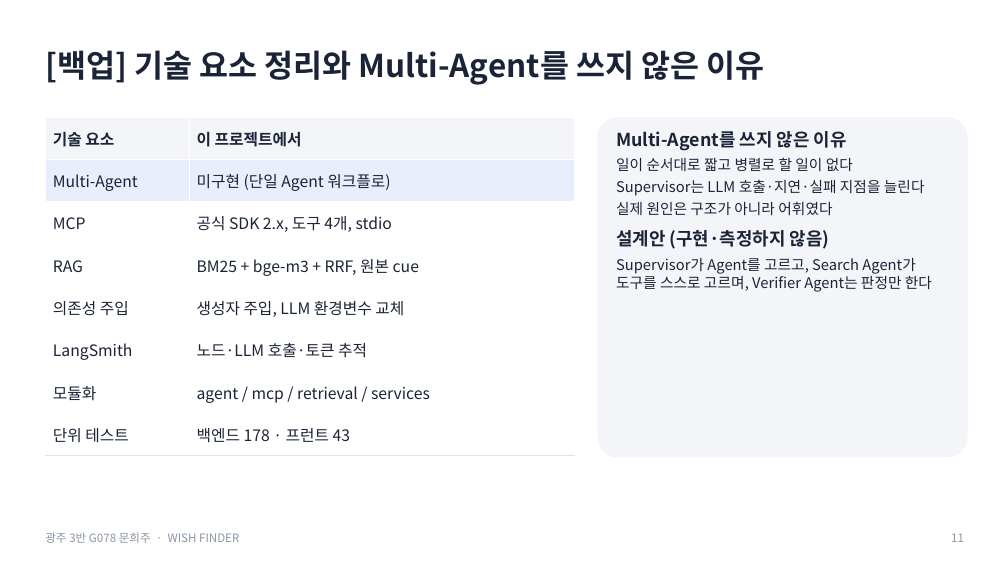
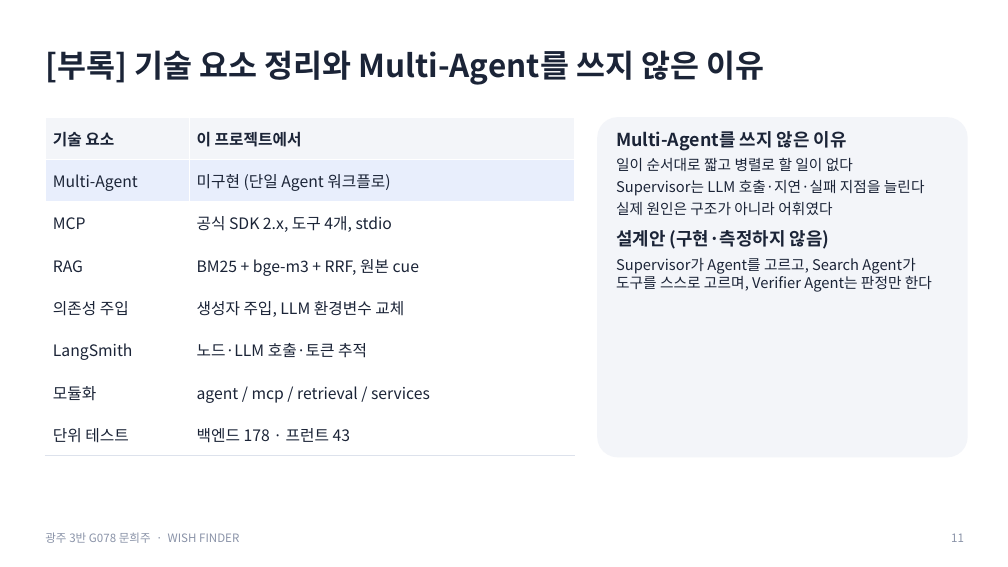
Before and after one commit to creepygrape/skala-AICapstone-mini-2, a slide deck: slide 11 of docs/exec/G078_문희주_발표.pptx. Drawn at 1008x567 pixels with LibreOffice and Linux fonts; fonts in the diff are those of the drawing. Boxes give left, top, right and bottom in pixels: in the first picture for what was removed or moved away, otherwise in the second. Text is boxed around its words. In the diff, an @@ line names an element or a change of style, - is before the commit and + after.

```diff
--- a/docs/exec/G078_문희주_발표.pptx
+++ b/docs/exec/G078_문희주_발표.pptx
@@ text at bbox=[45, 50, 764, 85]: text changed @@
-[백업] 기술 요소 정리와 Multi-Agent를 쓰지 않은 이유
+[부록] 기술 요소 정리와 Multi-Agent를 쓰지 않은 이유
```
Also in this commit, not shown: 4 other slides changed, 3 other files.
